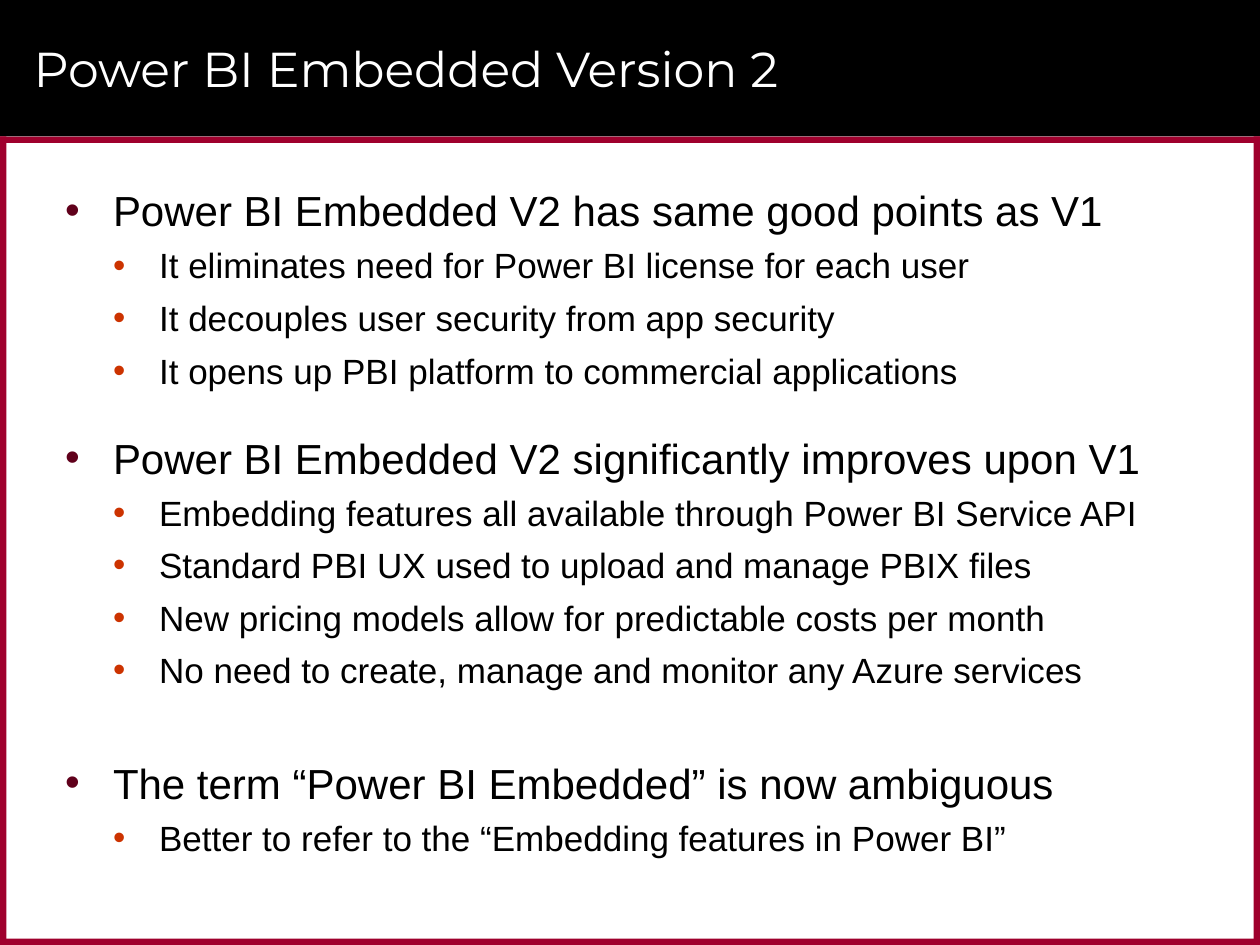
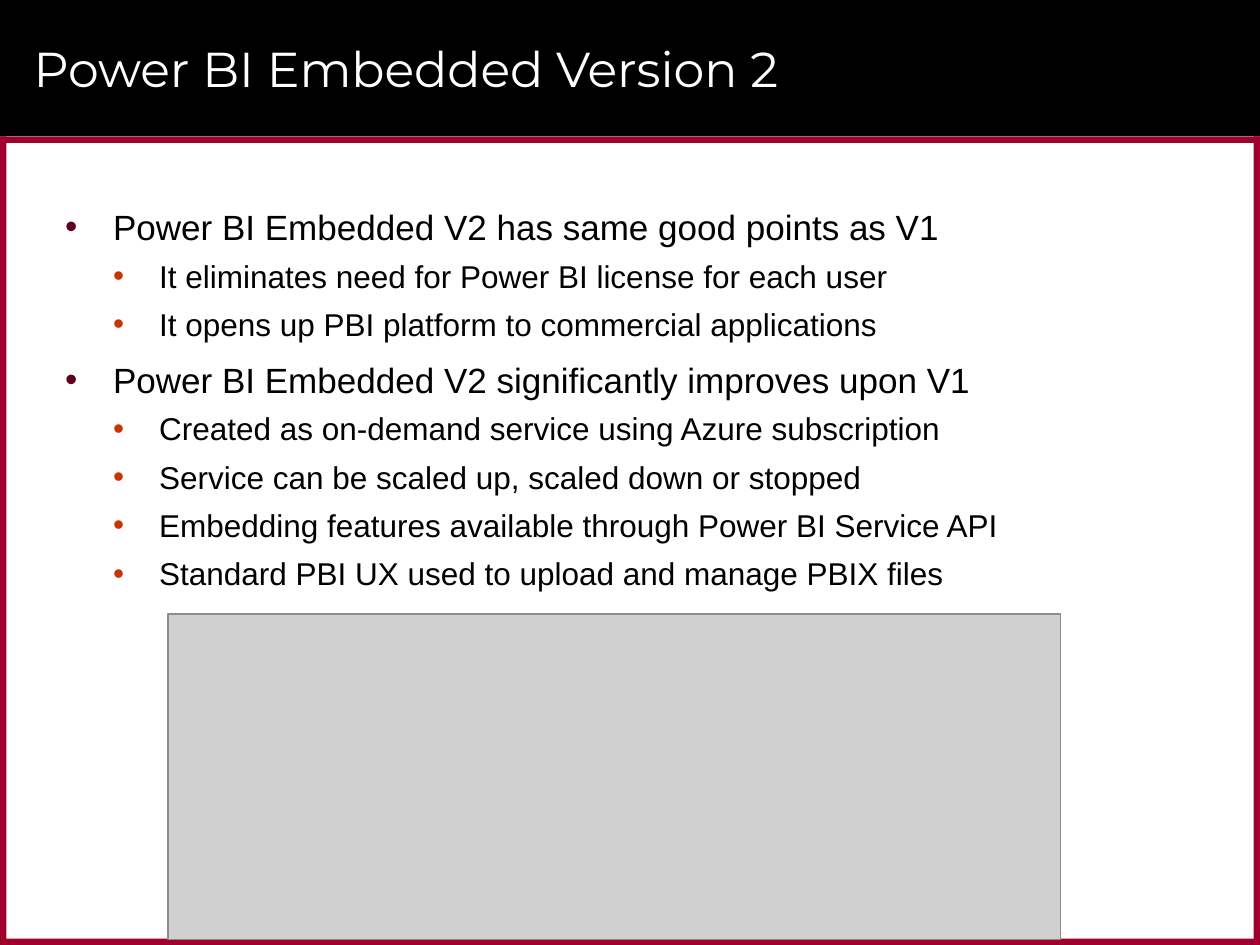
Before and after one commit to CriticalPathTraining/PowerBiEmbedded, a slide deck: slide 7 of Power BI Embedded - December 2017.pptx. Drawn at 1260x945 pixels with LibreOffice and Linux fonts; fonts in the diff are those of the drawing; grey boxes stand for pictures; background and template pictures are left out. Boxes give left, top, right and bottom in pixels: in the first picture for what was removed or moved away, otherwise in the second. Text is boxed around its words. In the diff, an @@ line names an element or a change of style, - is before the commit and + after.

```diff
--- a/Power BI Embedded - December 2017.pptx
+++ b/Power BI Embedded - December 2017.pptx
@@ text "Power BI Embedded V2 has ...": place and size @@
-text "Power BI Embedded V2 has ..." at (113, 195, 1140, 857)
+text "Power BI Embedded V2 has ..." at (113, 214, 998, 591)
@@ text at (113, 214, 970, 591): size 24 to 20 pt in "Power BI Embedded V2 has same good ...", "Power BI Embedded V2 significantly improves upon ..."; size 20 to 18 pt in "It eliminates need for Power BI license ...", "It opens up PBI platform to commercial ...", "Standard PBI UX used to upload and ..."; line spacing 1.5 to 1 @@
@@ text at (159, 305, 835, 338): paragraph removed @@
-  • It decouples user security from app security
@@ text at (159, 417, 998, 543): text changed; size 20 to 18 pt @@
-  • Embedding features all available through Power BI Service API
+  • Created as on-demand service using Azure subscription
+  • Service can be scaled up, scaled down or stopped
+  • Embedding features available through Power BI Service API
@@ text at (113, 605, 1081, 857): paragraphs removed @@
-  • New pricing models allow for predictable costs per month
-  • No need to create, manage and monitor any Azure services
-• The term “Power BI Embedded” is now ambiguous
-  • Better to refer to the “Embedding features in Power BI”
@@ picture added at (168, 614, 1060, 939) @@
```
Also in this commit, not shown: 14 other slides changed, 2 slides removed, 1 other file.
